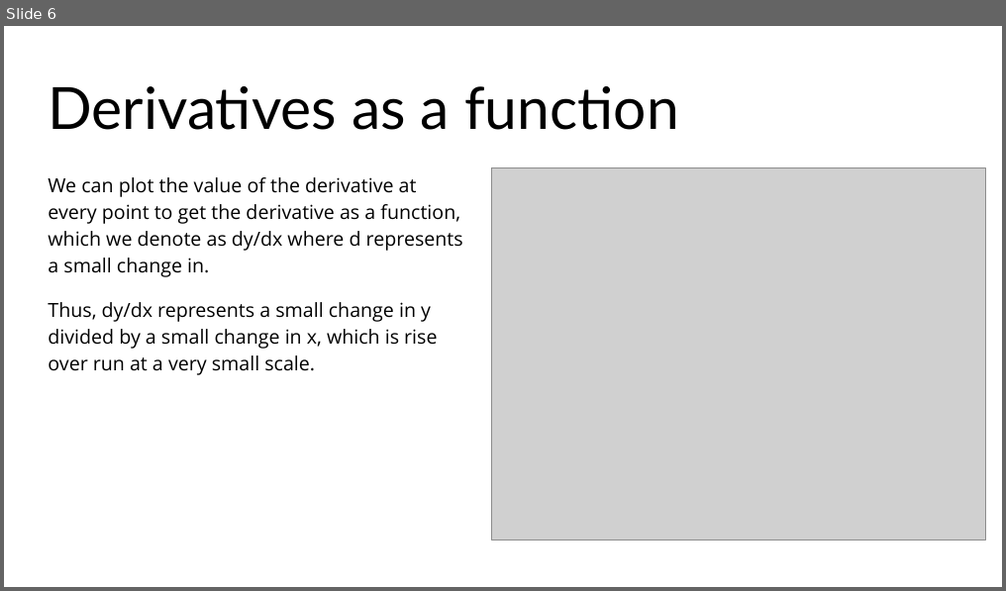
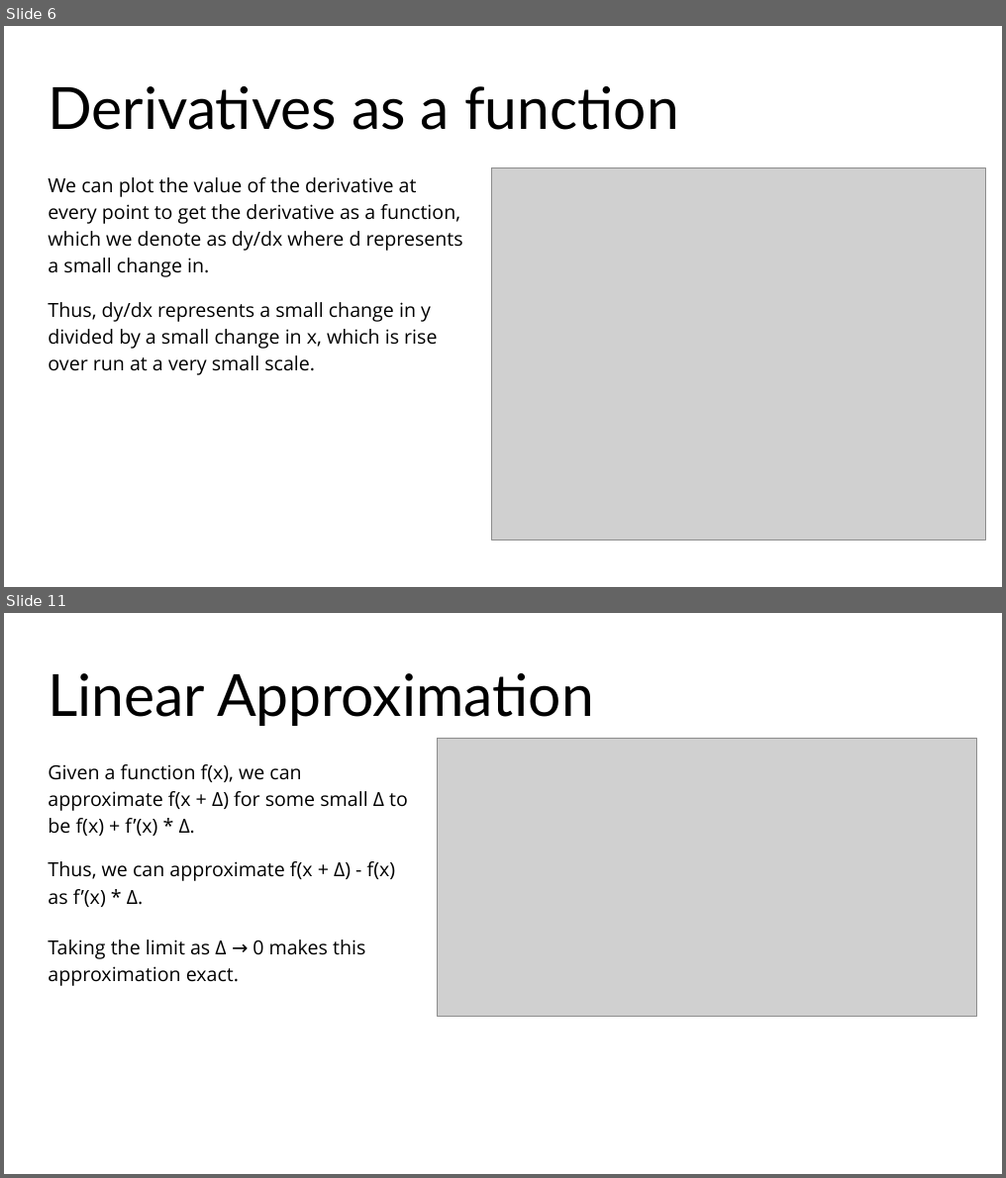
Before and after one commit to Sparks29032/Applied-Math-Website, a slide deck: docs/resources/slides/Survey of Calculus.pptx. Shown one above the other, each under a label of ours: slide 6 before the commit, slides 6 and 11 after it; the slides between them are not shown. The pictures are 1006x591 and 1006x1178 pixels, drawn with LibreOffice and Linux fonts; fonts in the diff are those of the drawing; grey boxes stand for pictures. Boxes give left, top, right and bottom in pixels: in the first picture for what was removed or moved away, otherwise in the second. Text is boxed around its words. In the diff, an @@ line names an element or a change of style, - is before the commit and + after.

```diff
--- a/docs/resources/slides/Survey of Calculus.pptx
+++ b/docs/resources/slides/Survey of Calculus.pptx
@@ slide 11 added at (x1=4, y1=613, x2=1002, y2=1174), background #FFFFFF @@
@@ title added at (x1=48, y1=673, x2=594, y2=726), 42 pt, text #000000 @@
+Linear Approximation
@@ picture added at (x1=437, y1=738, x2=976, y2=1016) @@
@@ text added at (x1=48, y1=764, x2=408, y2=836), 14 pt, text #000000 @@
+Given a function f(x), we can approximate f(x + Δ) for some small Δ to be f(x) + f’(x) * Δ.
@@ text added at (x1=48, y1=861, x2=396, y2=907), 14 pt, text #000000 @@
+Thus, we can approximate f(x + Δ) - f(x) as f’(x) * Δ.
@@ text added at (x1=48, y1=940, x2=365, y2=986), 14 pt, text #000000 @@
+Taking the limit as Δ → 0 makes this approximation exact.
```
Also in this commit, not shown: 2 slides changed, 6 other slides added, 6 slides removed, 2 other files.
